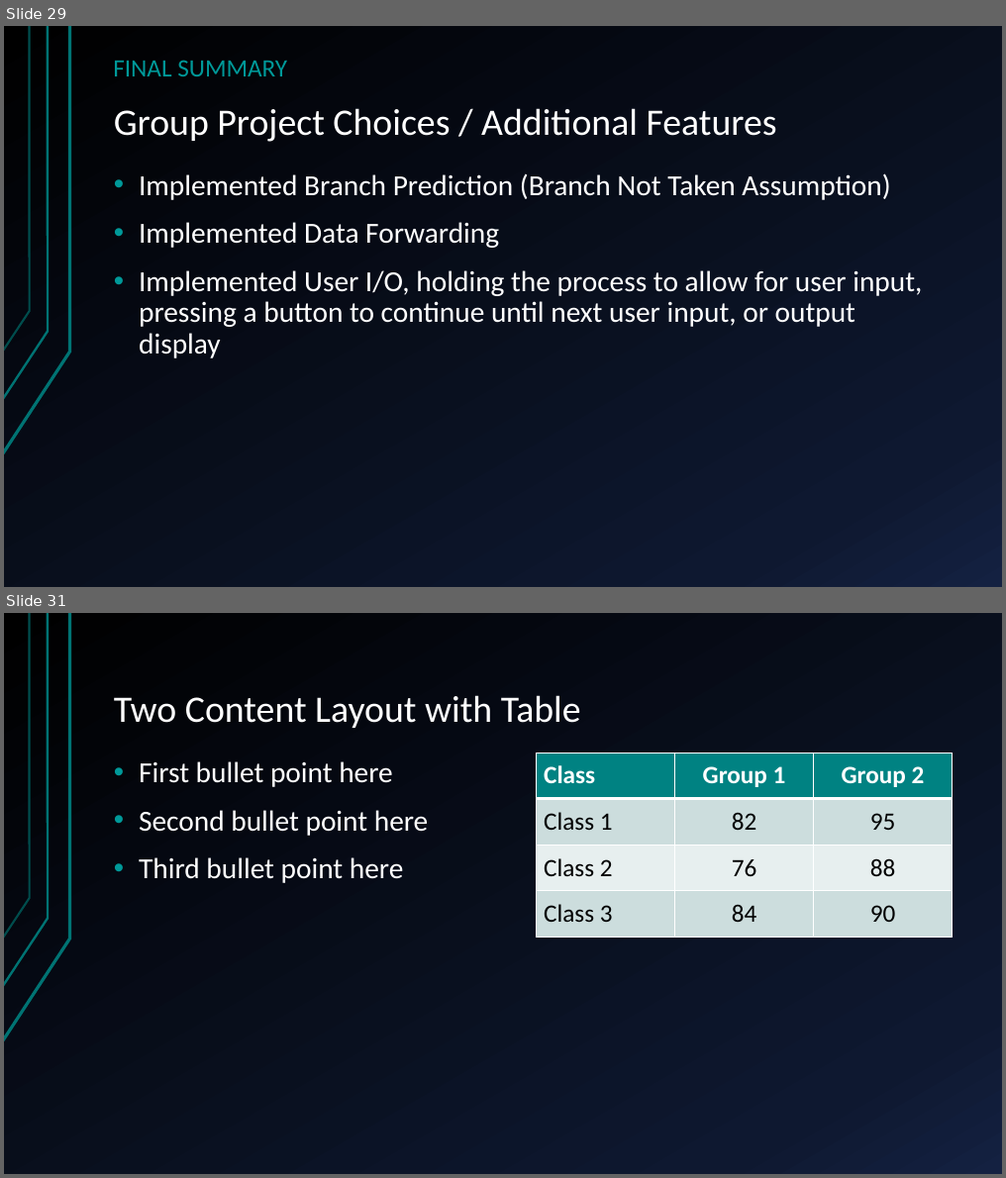
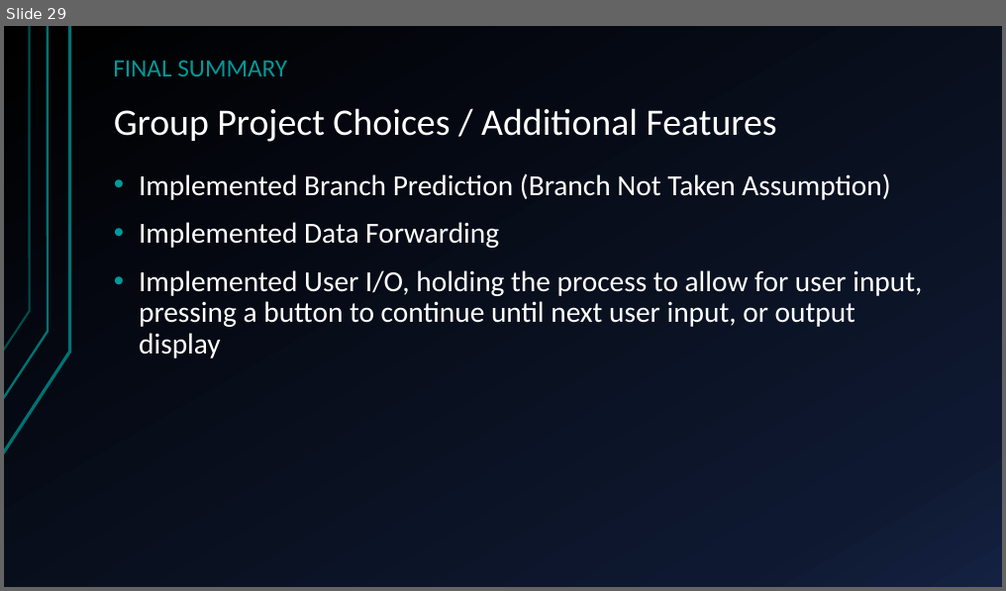
Before and after one commit to HansSanitizer/CENG-450-Project, a slide deck: Documentation/Long-Mann 16-Bit RISC Processor.pptx. Shown one above the other, each under a label of ours: slides 29 and 31 before the commit, slide 29 after it; the slides between them are not shown. The pictures are 1006x1178 and 1006x591 pixels, drawn with LibreOffice and Linux fonts; fonts in the diff are those of the drawing. Boxes give left, top, right and bottom in pixels: in the first picture for what was removed or moved away, otherwise in the second. Text is boxed around its words. In the diff, an @@ line names an element or a change of style, - is before the commit and + after.

```diff
--- a/Documentation/Long-Mann 16-Bit RISC Processor.pptx
+++ b/Documentation/Long-Mann 16-Bit RISC Processor.pptx
@@ slide 31 removed at [4, 613, 1002, 1174], background gradient #000000 to #0F1931 to #142242; not listed: 3 template elements that a slide beside it also shows @@
@@ title removed at [114, 695, 581, 728] @@
-Two Content Layout with Table
@@ table removed at [537, 753, 951, 938], 4 rows, 3 columns @@
-Class | Group 1 | Group 2
-Class 1 | 82 | 95
-Class 2 | 76 | 88
-Class 3 | 84 | 90
@@ text removed at [139, 761, 429, 883] @@
-• First bullet point here
-• Second bullet point here
-• Third bullet point here
```
Also in this commit, not shown: 3 slides changed, 4 other slides removed.
